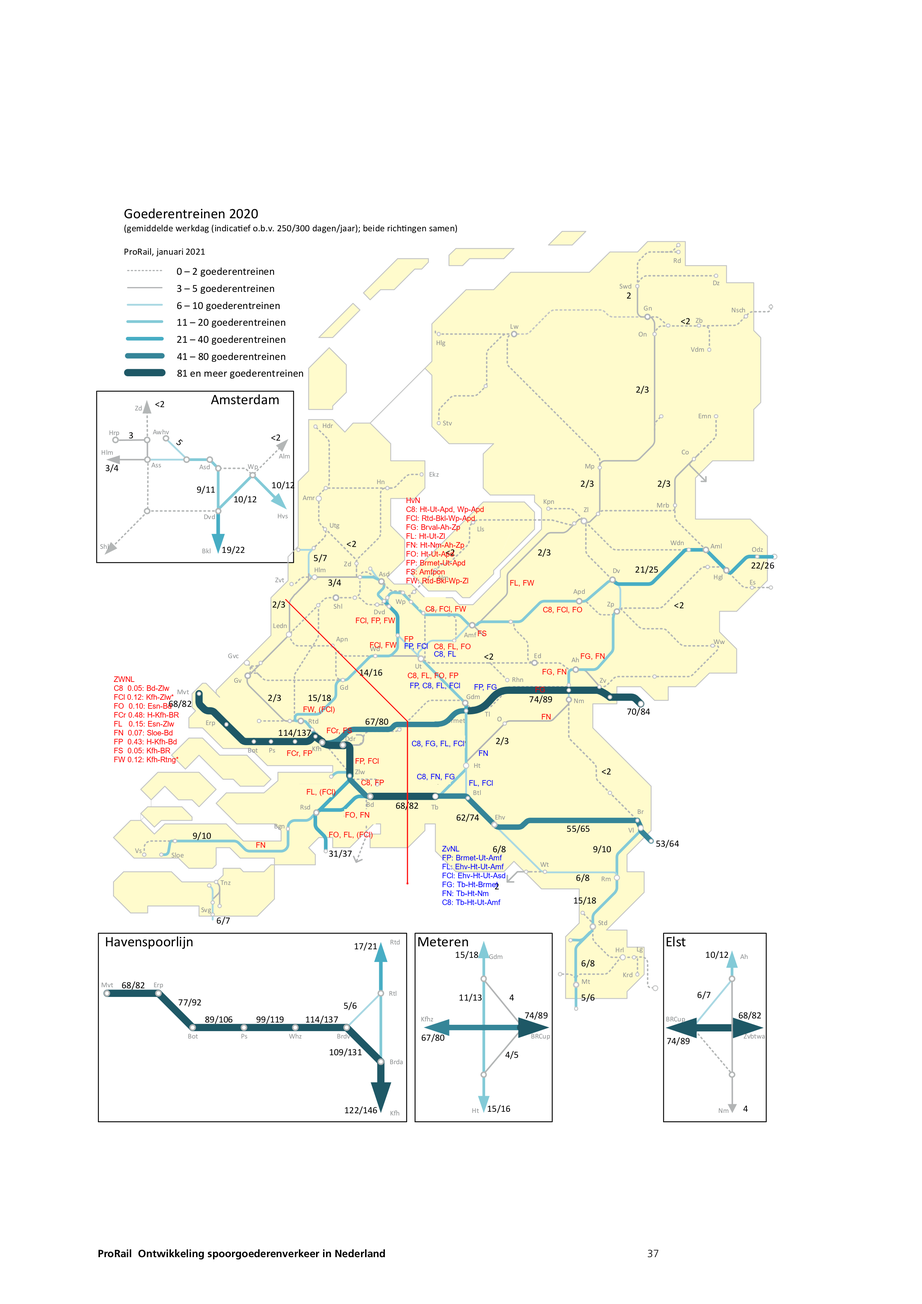
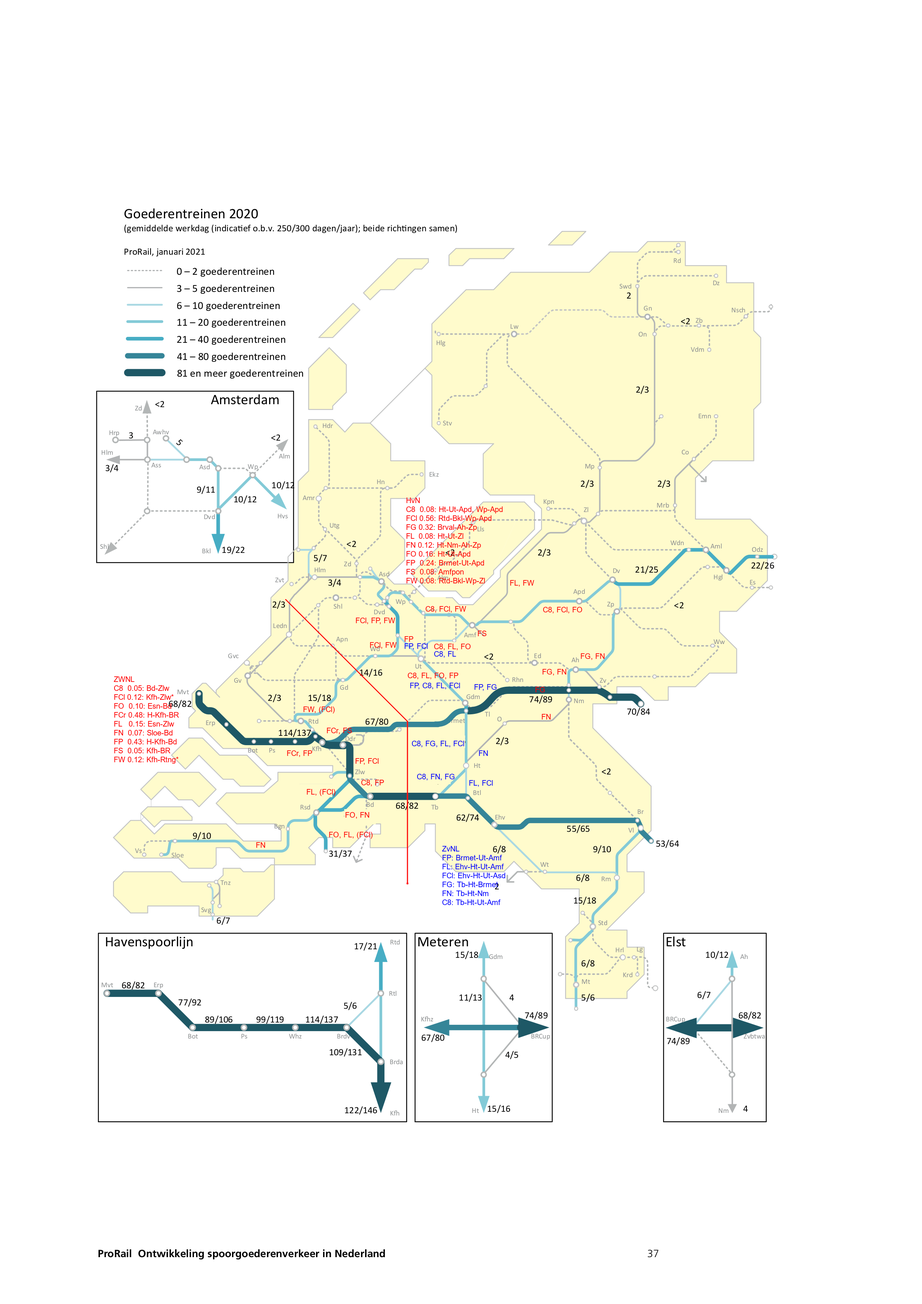
Two versions of the same layered image (922px x 1304px). Layer-by-layer changes:
painted on "HvN Legenda" over <box>415,506,503,586</box>
